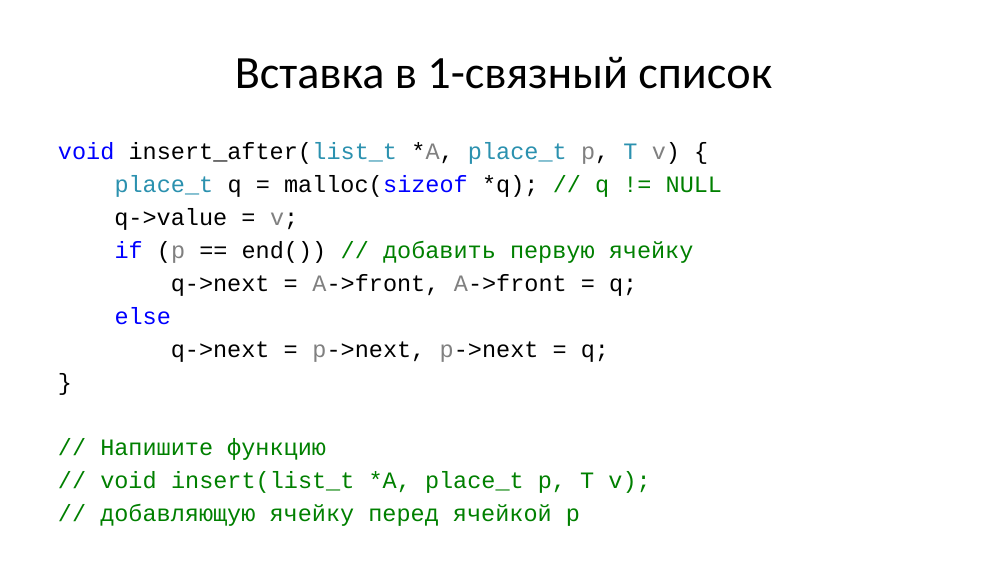
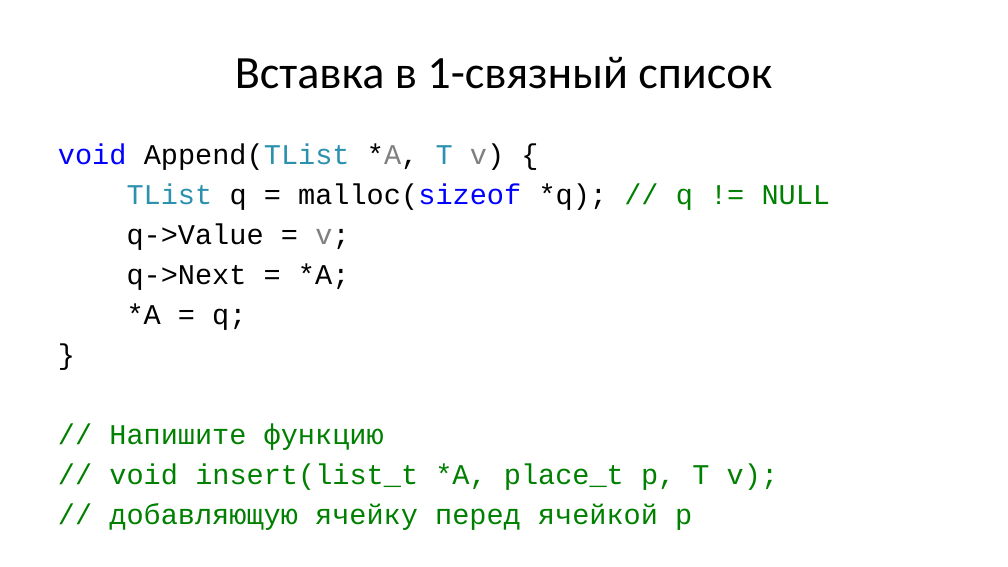
Before and after one commit to Evgueni-Petrov-aka-espetrov/Algorithms-and-Programming-in-C-pptx, a slide deck: slide 18 of 08 Списки.pptx (slide 13 before the commit). Drawn at 1008x567 pixels with LibreOffice and Linux fonts; fonts in the diff are those of the drawing. Boxes give left, top, right and bottom in pixels: in the first picture for what was removed or moved away, otherwise in the second. Text is boxed around its words. In the diff, an @@ line names an element or a change of style, - is before the commit and + after.

```diff
--- a/08 Списки.pptx
+++ b/08 Списки.pptx
@@ text at (58, 144, 831, 330): text changed; size 22.4 to 27.2 pt @@
-void insert_after(list_t *A, place_t p, T v) {
-place_t q = malloc(sizeof *q); // q != NULL
-q->value = v;
-if (p == end()) // добавить первую ячейку
-q->next = A->front, A->front = q;
-else
-q->next = p->next, p->next = q;
+void Append(TList *A, T v) {
+TList q = malloc(sizeof *q); // q != NULL
+q->Value = v;
+q->Next = *A;
+*A = q;
@@ text at (109, 424, 778, 530): size 22.4 to 27.2 pt in "}", "// Напишите функцию", "// void insert(list_t *A, place_t p, T ...", "// добавляющую ячейку перед ячейкой p" @@
```
Also in this commit, not shown: 10 other slides changed, 5 slides added.
